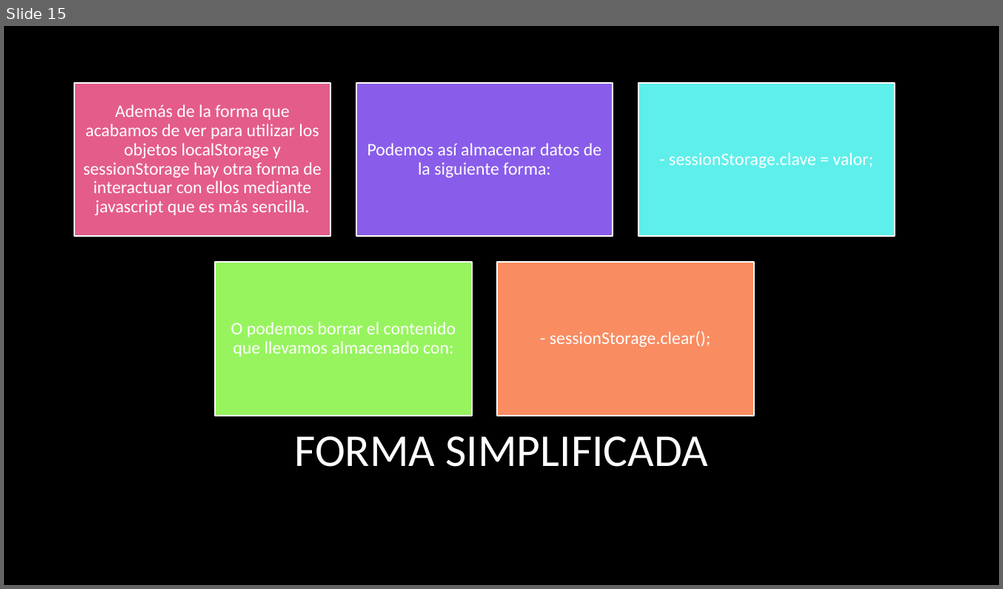
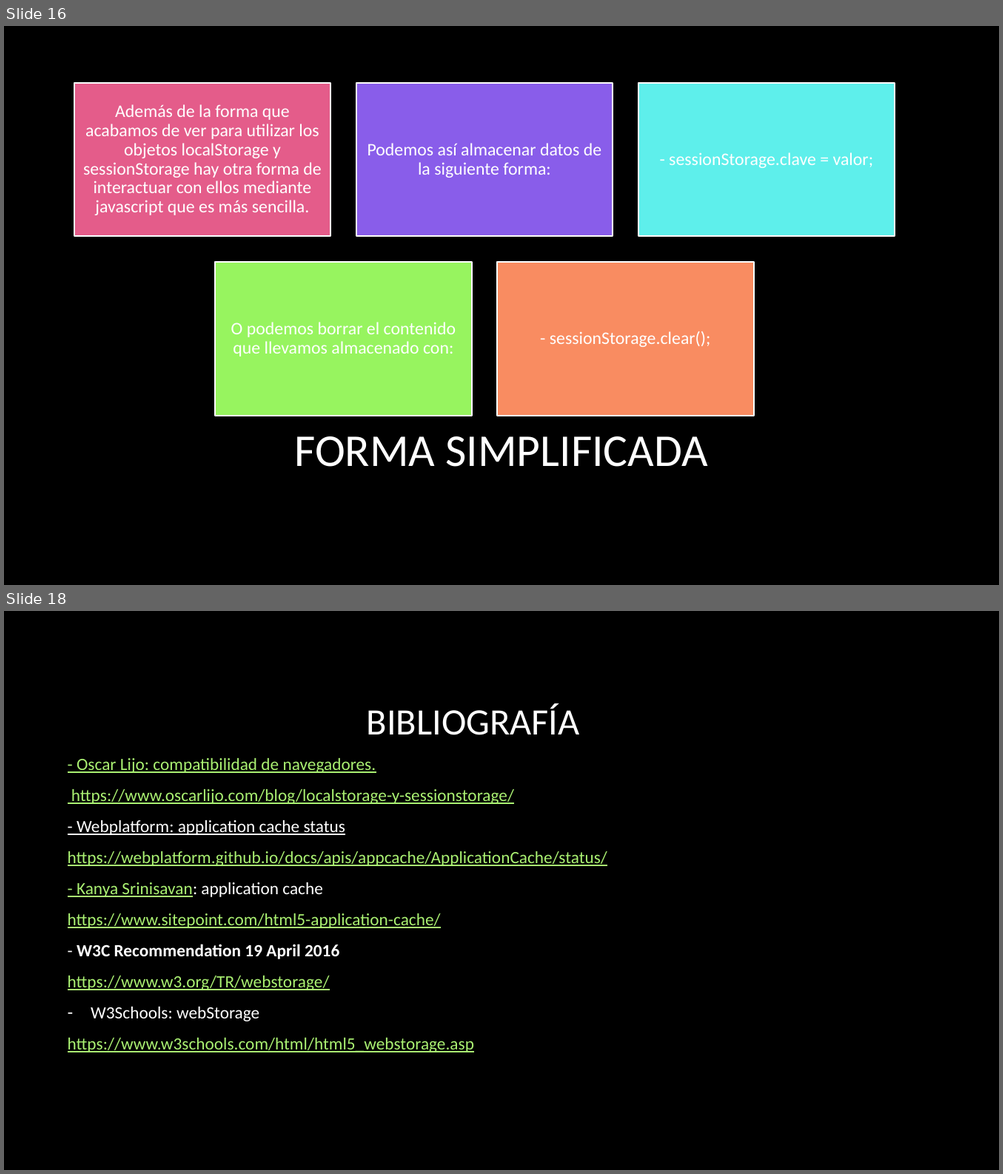
Before and after one commit to serdpa08/trabajoCaches, a slide deck: Trabajo almacenamiento cliente.pptx. Shown one above the other, each under a label of ours: slide 15 before the commit, slides 16 and 18 after it; the slides between them are not shown. The pictures are 1003x589 and 1003x1174 pixels, drawn with LibreOffice and Linux fonts; fonts in the diff are those of the drawing; background and template pictures are left out. Boxes give left, top, right and bottom in pixels: in the first picture for what was removed or moved away, otherwise in the second. Text is boxed around its words. In the diff, an @@ line names an element or a change of style, - is before the commit and + after.

Commit message:
parte de webStorage

```diff
--- a/Trabajo almacenamiento cliente.pptx
+++ b/Trabajo almacenamiento cliente.pptx
@@ slide 18 added at <box>4,611,999,1170</box>, background picture (left out) @@
@@ title added at <box>367,704,580,735</box>, 36 pt, text #FFFFFF @@
+BIBLIOGRAFÍA
@@ text added at <box>68,758,607,1053</box>, 16.6 pt, text #AAF172, underline @@
+- Oscar Lijo: compatibilidad de navegadores.
+https://www.oscarlijo.com/blog/localstorage-y-sessionstorage/
+- Webplatform: application cache status
+https://webplatform.github.io/docs/apis/appcache/ApplicationCache/status/
+- Kanya Srinisavan: application cache
+https://www.sitepoint.com/html5-application-cache/
+- W3C Recommendation 19 April 2016
+https://www.w3.org/TR/webstorage/
+– W3Schools: webStorage
+https://www.w3schools.com/html/html5_webstorage.asp
@@ what was slide 15 is now slide 16 @@
```
Also in this commit, not shown: 3 slides changed, 1 other slide added, 1 other file.
